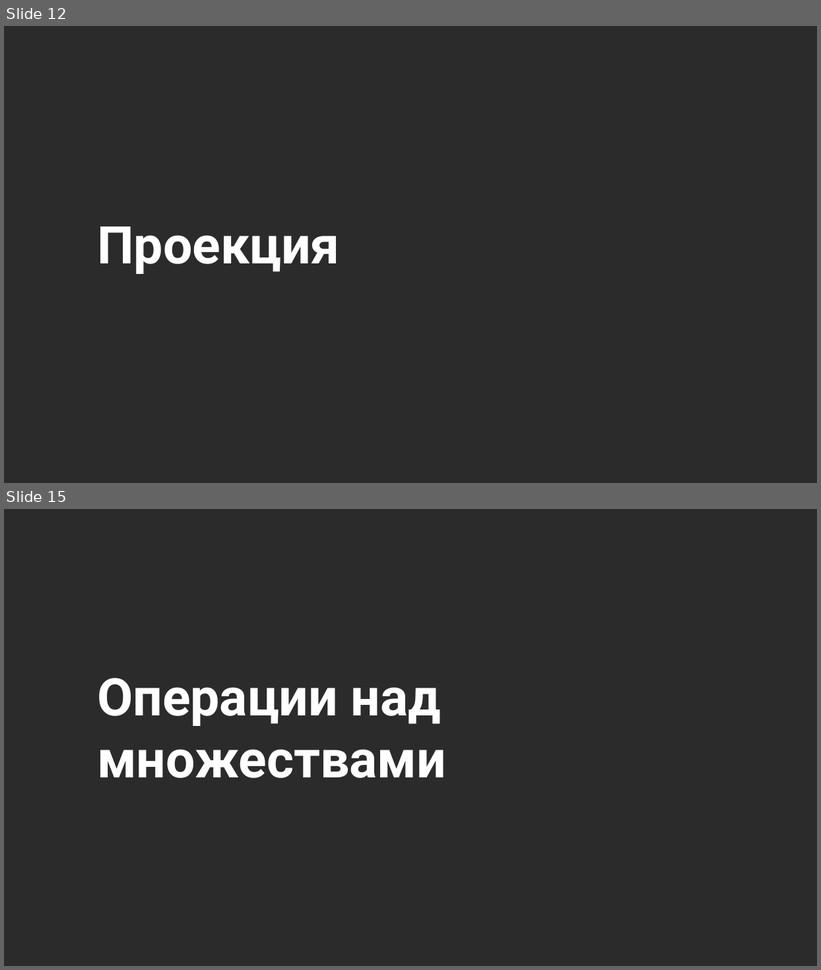
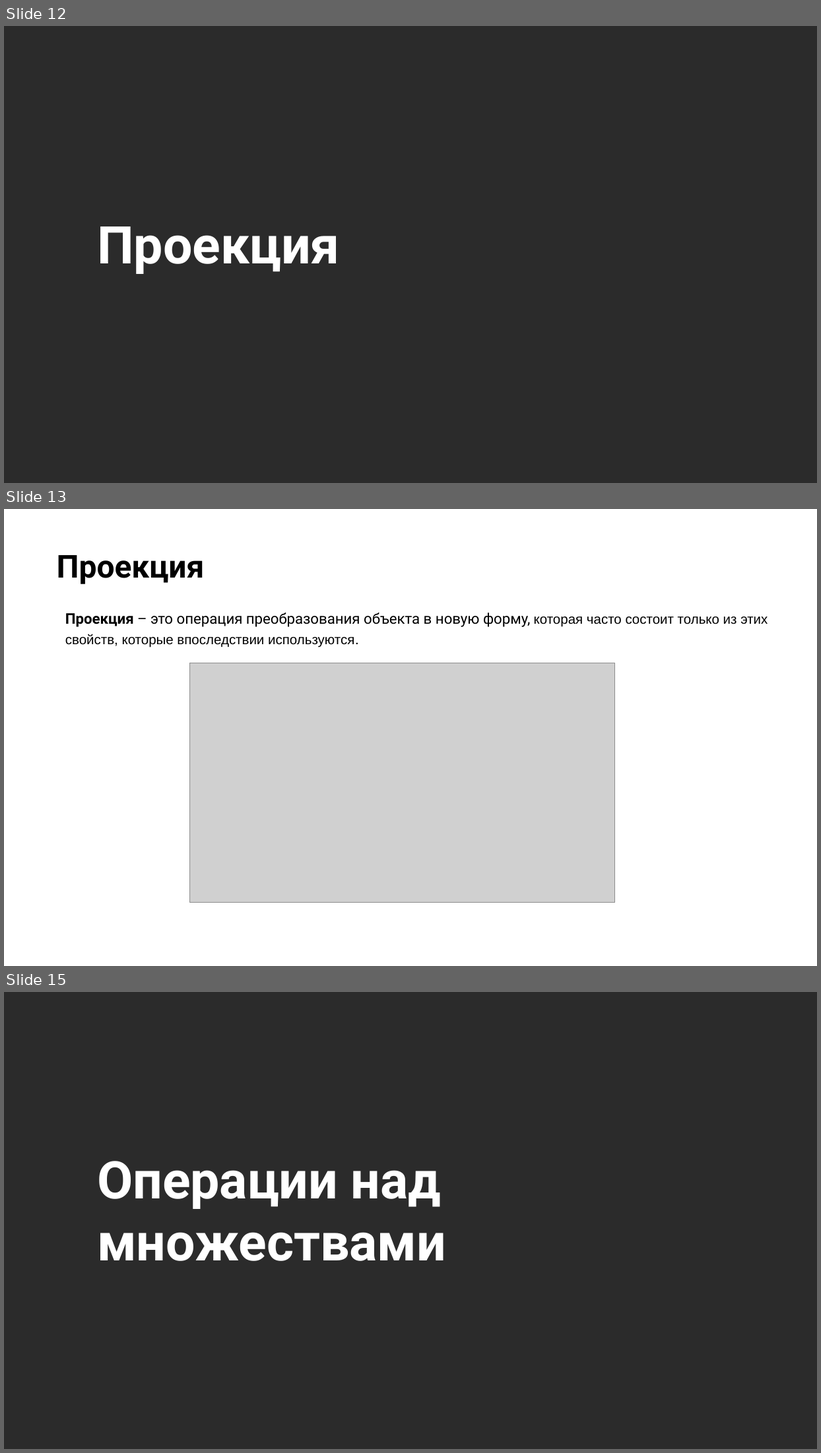
Before and after one commit to NilovPavel/LessonsLinq, a slide deck: LinqOperators.pptx. Shown one above the other, each under a label of ours: slides 12 and 15 before the commit, slides 12, 13 and 15 after it; the slides between them are not shown. The pictures are 821x970 and 821x1453 pixels, drawn with LibreOffice and Linux fonts; fonts in the diff are those of the drawing; grey boxes stand for pictures; background and template pictures are left out; a plain dark background stands for a picture behind light text. Boxes give left, top, right and bottom in pixels: in the first picture for what was removed or moved away, otherwise in the second. Text is boxed around its words. In the diff, an @@ line names an element or a change of style, - is before the commit and + after.

```diff
--- a/LinqOperators.pptx
+++ b/LinqOperators.pptx
@@ slide 13 added at (4,509,817,966), background picture (left out) @@
@@ title added at (57,555,205,584), 28 pt, text #000000, bold @@
+Проекция
@@ text added at (65,613,768,648), 12 pt, text #000000 @@
+Проекция – это операция преобразования объекта в новую форму, которая часто состоит только из этих свойств, которые впоследствии используются.
@@ picture added at (189,663,614,902) @@
```
Also in this commit, not shown: 7 slides changed, 4 other slides added, 2 slides removed, 1 other file.
